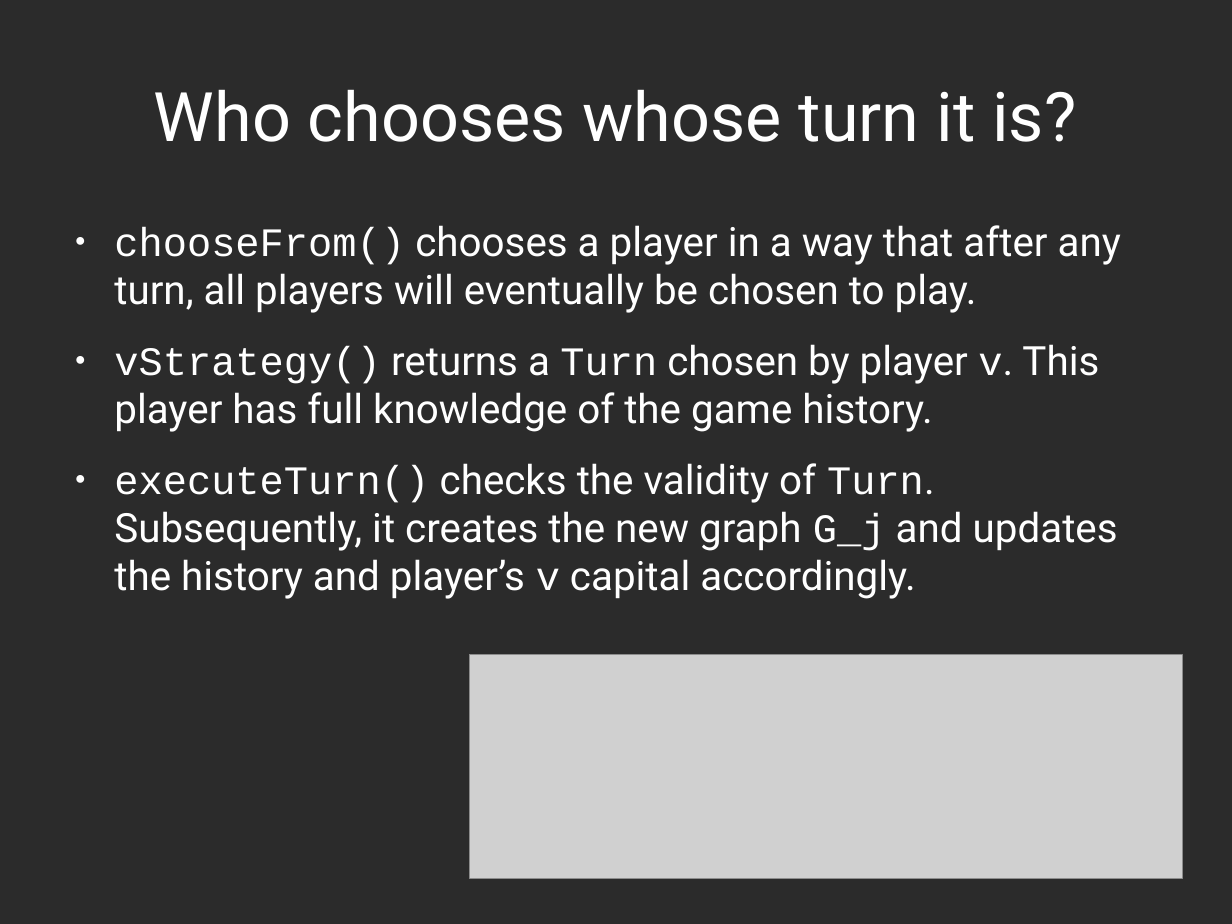
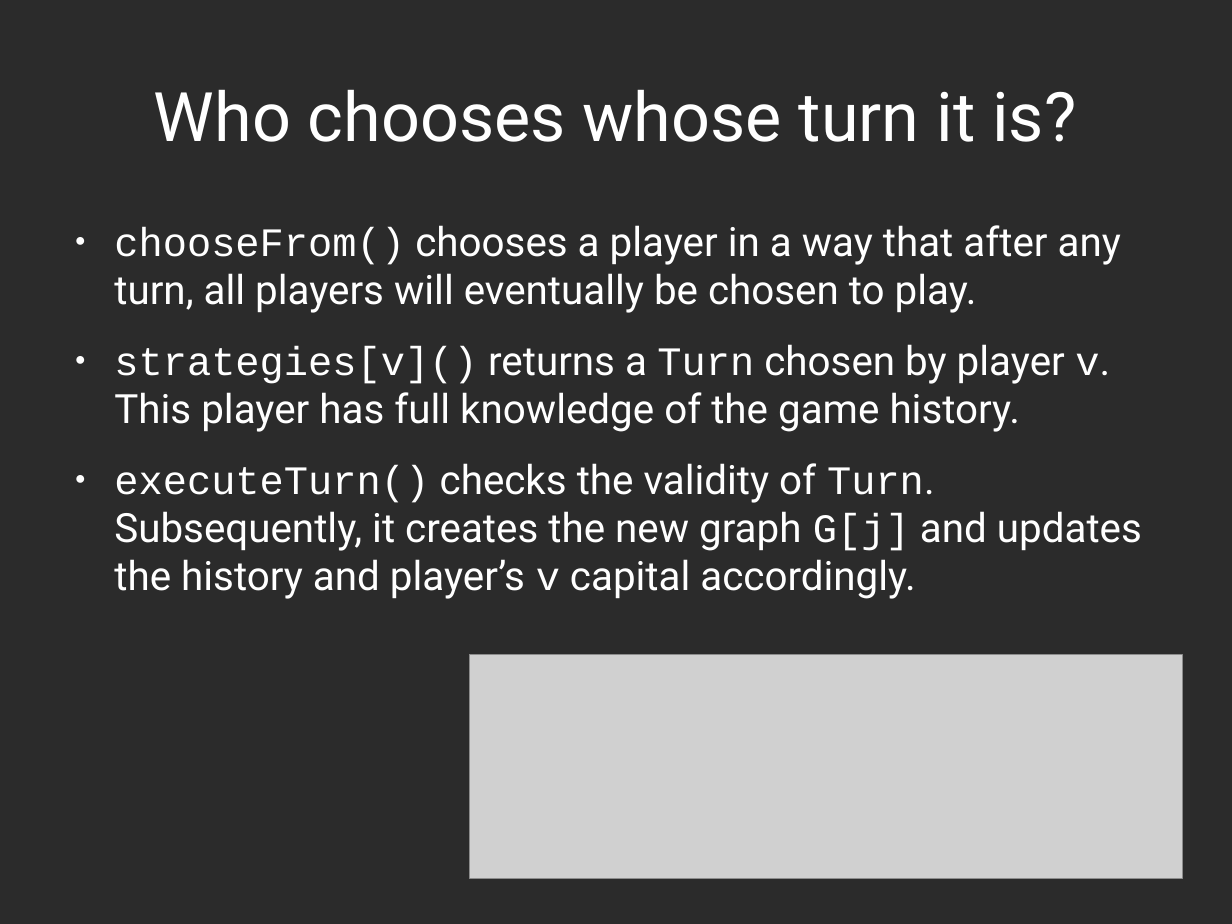
Before and after one commit to decrypto-org/TrustIsRisk, a slide deck: slide 12 of presentations/AtheCrypt10-1-2017/AtheCrypt10-1-2017.odp (slide 11 before the commit). Drawn at 1232x924 pixels with LibreOffice and Linux fonts; fonts in the diff are those of the drawing; grey boxes stand for pictures; background and template pictures are left out; a plain dark background stands for a picture behind light text. Boxes give left, top, right and bottom in pixels: in the first picture for what was removed or moved away, otherwise in the second. Text is boxed around its words. In the diff, an @@ line names an element or a change of style, - is before the commit and + after.

```diff
--- a/presentations/AtheCrypt10-1-2017/AtheCrypt10-1-2017.odp
+++ b/presentations/AtheCrypt10-1-2017/AtheCrypt10-1-2017.odp
@@ text at (114,344,1142,599): text changed @@
-● vStrategy() returns a Turn chosen by player v. This player has full knowledge of the game history.
-● executeTurn() checks the validity of Turn. Subsequently, it creates the new graph G_j and updates the history and player’s v capital accordingly.
+● strategies[v]() returns a Turn chosen by player v. This player has full knowledge of the game history.
+● executeTurn() checks the validity of Turn. Subsequently, it creates the new graph G[j] and updates the history and player’s v capital accordingly.
```
Also in this commit, not shown: 8 other slides changed, 1 slide added.
